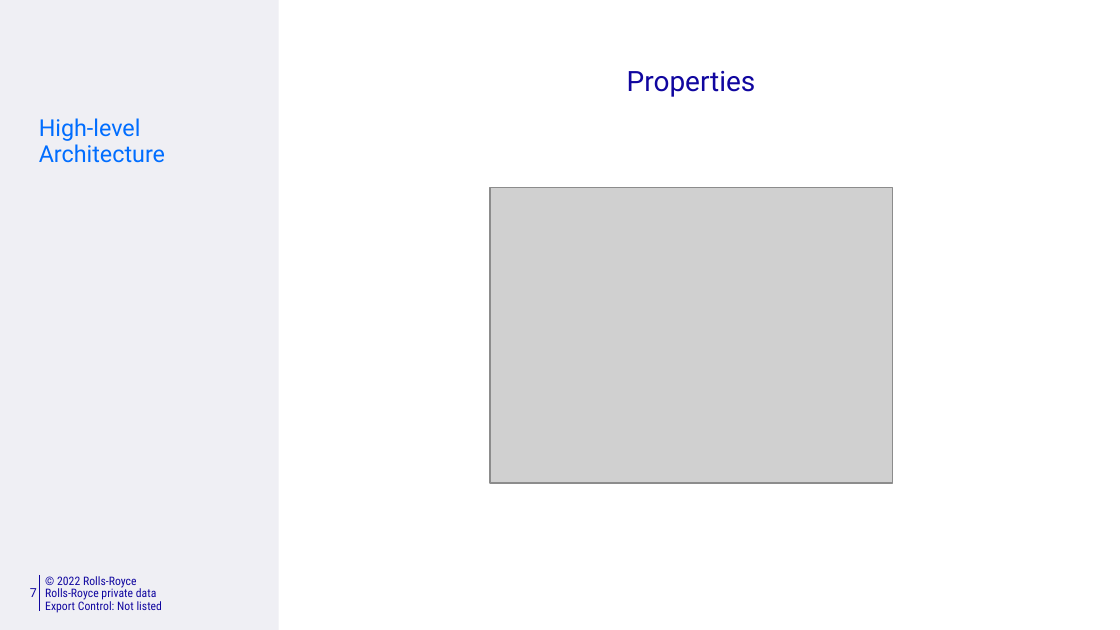
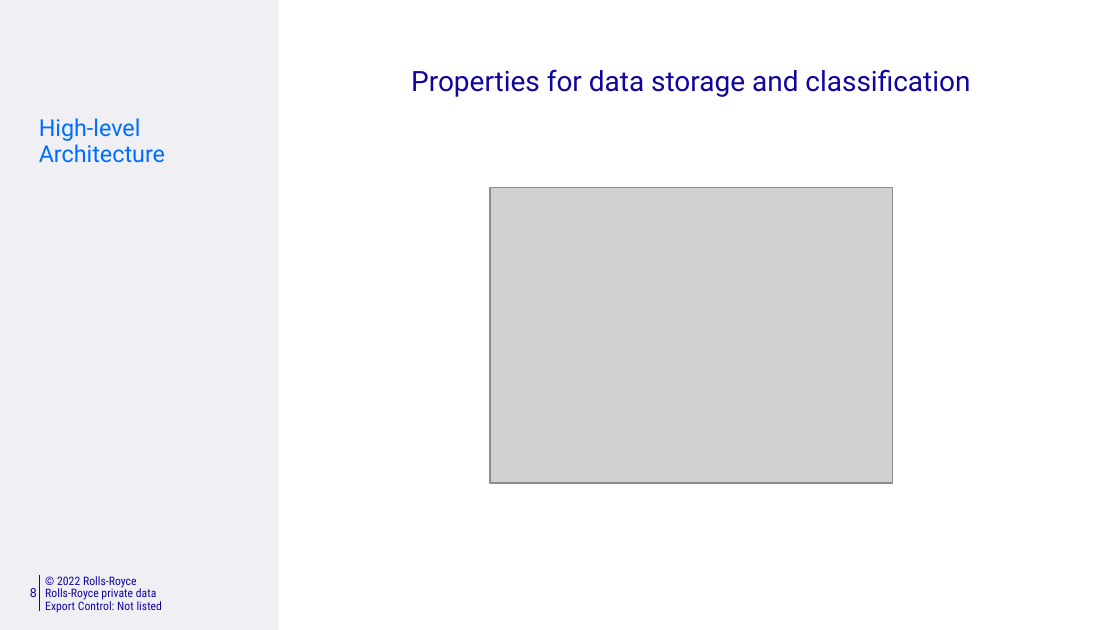
Before and after one commit to killingbear999/IPSOMEDT_Marine, a slide deck: slide 8 of notes/IPSOMEDT Marine_MATLAB discussion.pptx (slide 7 before the commit). Drawn at 1120x630 pixels with LibreOffice and Linux fonts; fonts in the diff are those of the drawing; grey boxes stand for pictures; background and template pictures are left out. Boxes give left, top, right and bottom in pixels: in the first picture for what was removed or moved away, otherwise in the second. Text is boxed around its words. In the diff, an @@ line names an element or a change of style, - is before the commit and + after.

```diff
--- a/notes/IPSOMEDT Marine_MATLAB discussion.pptx
+++ b/notes/IPSOMEDT Marine_MATLAB discussion.pptx
@@ title at bbox=[411, 69, 970, 97]: text changed @@
-Properties
+Properties for data storage and classification
@@ page number at bbox=[30, 588, 37, 597]: text changed @@
-7
+8
```
Also in this commit, not shown: 8 other slides changed, 2 slides added, 1 other file.
